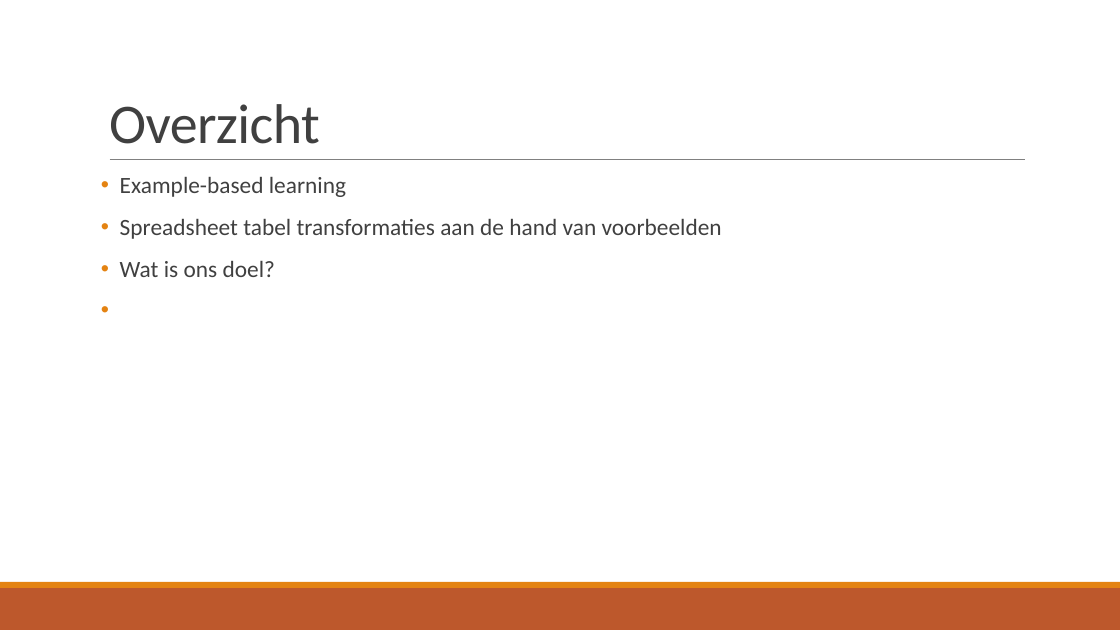
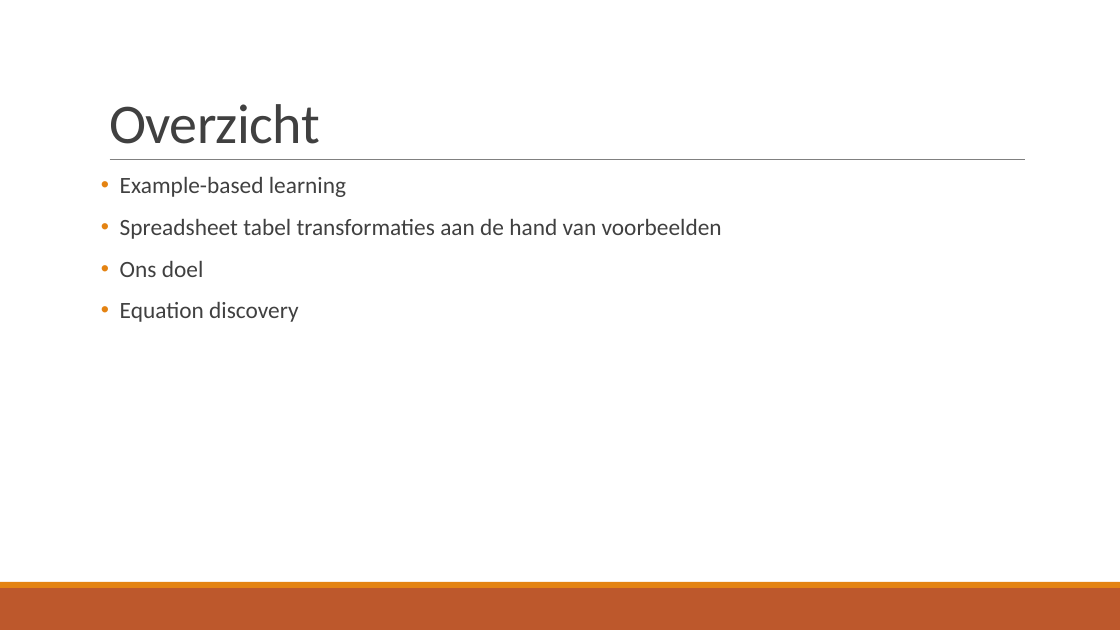
Before and after one commit to TomDeGroote/Bachelorproef, a slide deck: slide 3 of Opdracht 2/Literatuurstudie.pptx. Drawn at 1120x630 pixels with LibreOffice and Linux fonts; fonts in the diff are those of the drawing. Boxes give left, top, right and bottom in pixels: in the first picture for what was removed or moved away, otherwise in the second. Text is boxed around its words. In the diff, an @@ line names an element or a change of style, - is before the commit and + after.

```diff
--- a/Opdracht 2/Literatuurstudie.pptx
+++ b/Opdracht 2/Literatuurstudie.pptx
@@ text at (x1=120, y1=261, x2=298, y2=322): text changed @@
-• Wat is ons doel?
+• Ons doel
+• Equation discovery
```
Also in this commit, not shown: 24 slides added.
